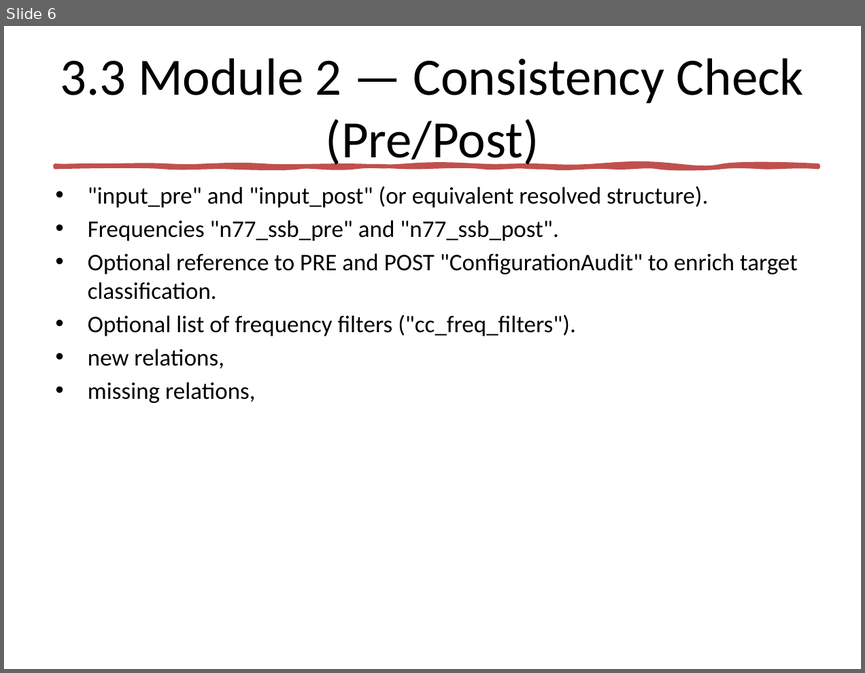
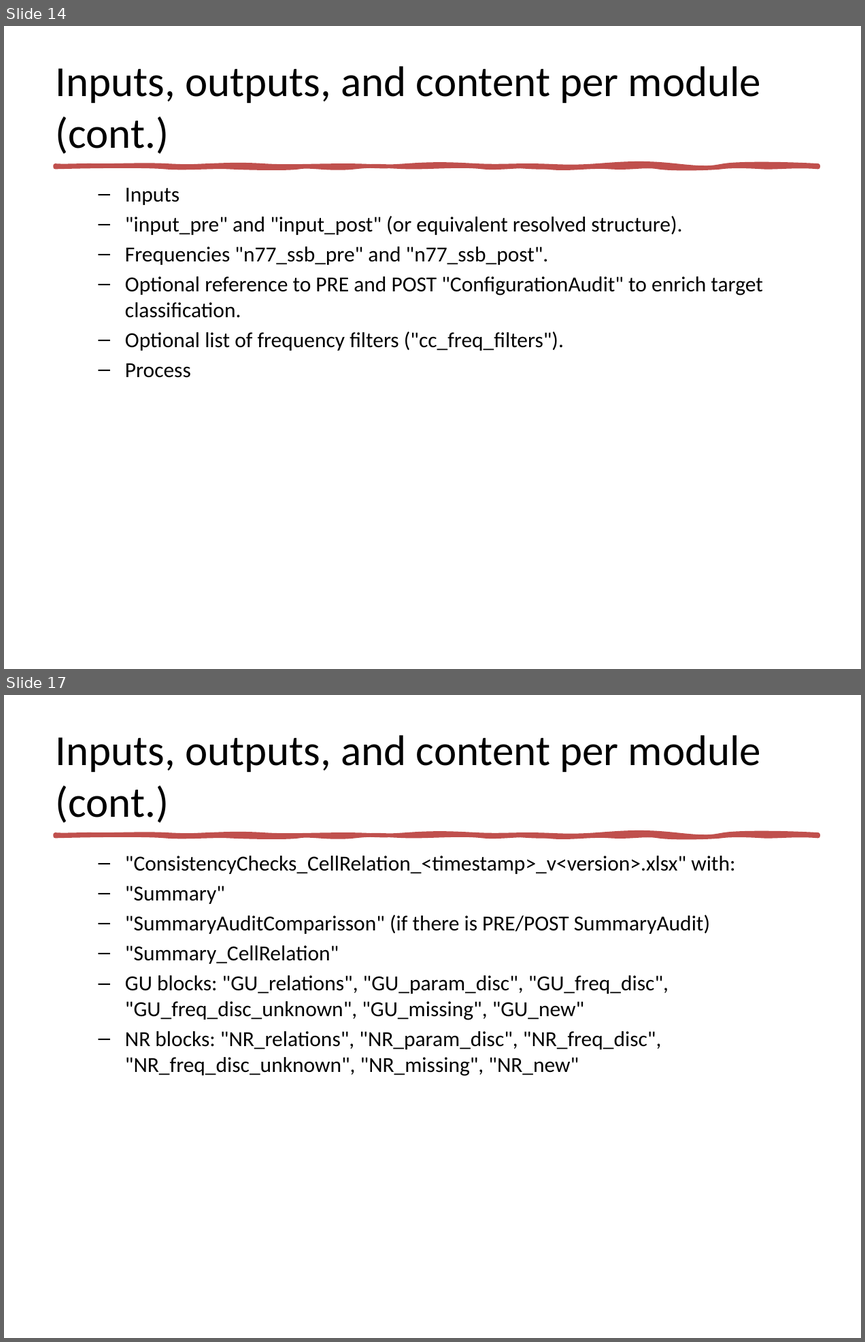
Before and after one commit to jaimetur/SSB_RetuningAutomations, a slide deck: help/SSB-Retuning-Automations-User-Guide-v0.7.1.pptx. Shown one above the other, each under a label of ours: slide 6 before the commit, slides 14 and 17 after it; the slides between them are not shown. The pictures are 865x673 and 865x1342 pixels, drawn with LibreOffice and Linux fonts; fonts in the diff are those of the drawing. Boxes give left, top, right and bottom in pixels: in the first picture for what was removed or moved away, otherwise in the second. Text is boxed around its words. In the diff, an @@ line names an element or a change of style, - is before the commit and + after.

```diff
--- a/help/SSB-Retuning-Automations-User-Guide-v0.7.1.pptx
+++ b/help/SSB-Retuning-Automations-User-Guide-v0.7.1.pptx
@@ slide 17 added at (4,695,861,1338), background #FFFFFF; not listed: 1 template element that a slide beside it also shows @@
@@ title added at (56,735,761,823), 36 pt, text #000000 @@
+Inputs, outputs, and content per module (cont.)
@@ text added at (125,855,735,1076), 18 pt, text #000000 @@
+  – "ConsistencyChecks_CellRelation_<timestamp>_v<version>.xlsx" with:
+  – "Summary"
+  – "SummaryAuditComparisson" (if there is PRE/POST SummaryAudit)
+  – "Summary_CellRelation"
+  – GU blocks: "GU_relations", "GU_param_disc", "GU_freq_disc", "GU_freq_disc_unknown", "GU_missing", "GU_new"
+  – NR blocks: "NR_relations", "NR_param_disc", "NR_freq_disc", "NR_freq_disc_unknown", "NR_missing", "NR_new"
@@ what was slide 6 is now slide 14 @@
@@ slide 14 changed as well @@
@@ title at (56,66,761,154): text changed; size 44 to 36 pt @@
-3.3 Module 2 — Consistency Check (Pre/Post)
+Inputs, outputs, and content per module (cont.)
@@ text at (125,187,179,205): paragraph added @@
+  – Inputs
@@ text at (125,216,762,350): size 20 to 18 pt; bullet • to –; list level 1 to 2 in ""input_pre" and "input_post" (or equivalent ..."; list level 1 to 2 in "Frequencies "n77_ssb_pre" and "n77_ssb_post"."; list level 1 to 2 in "Optional reference to PRE and ..."; list level 1 to 2 in "Optional list of frequency filters ..." @@
@@ text at (125,363,191,378): text changed; size 20 to 18 pt @@
-• new relations,
-• missing relations,
+  – Process
```
Also in this commit, not shown: 6 other slides changed, 33 other slides added, 1 slide removed, 5 other files.
